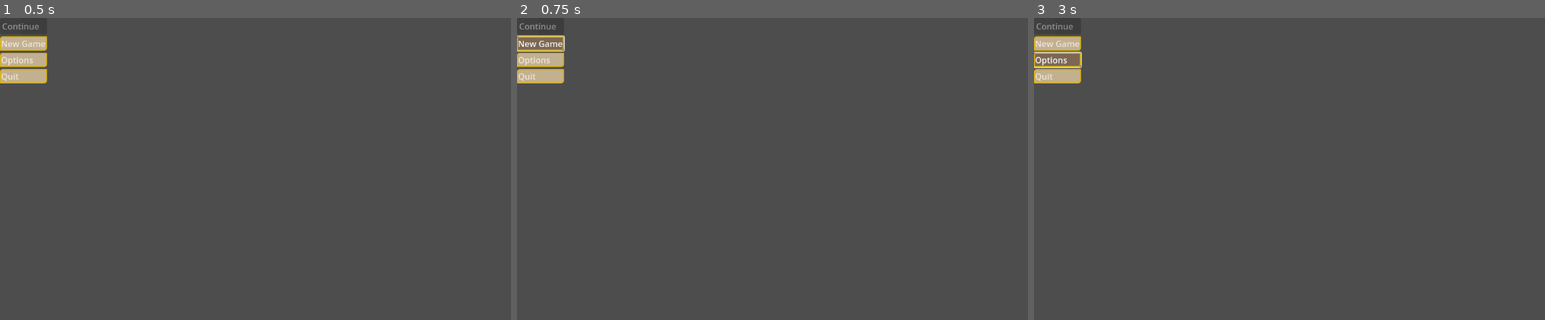
Above: before the commit, frames 1-3 (left to right).
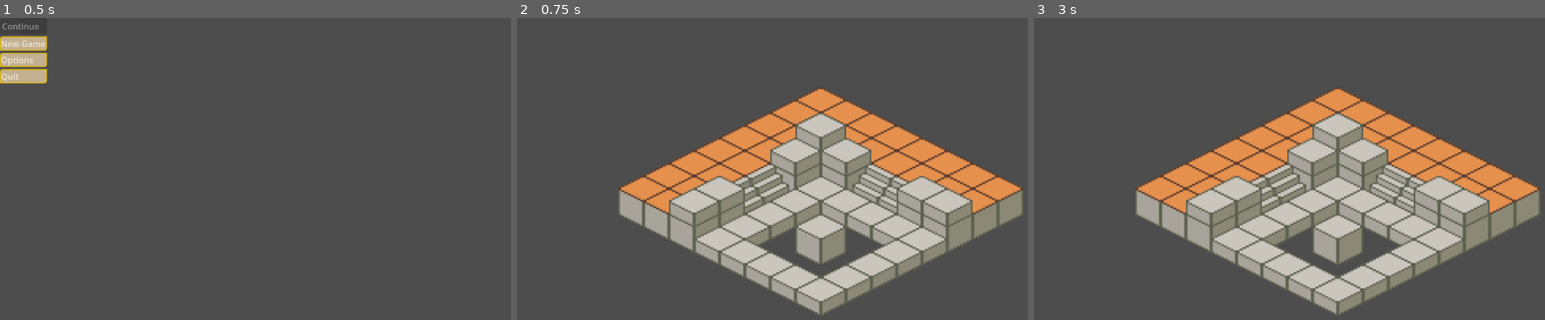
Above: after the commit, the same moments.

Repository: SomeonetookVeracles/Outdeviled
Game: Godot game, scene res://main_menu.tscn
Same seed, same stepped clock (60 frames per second), same inputs: the game is played once before the commit and once after it.
Inputs (mouse positions are in pixels of both pictures, inside the frame that each line leads up to):
- Up to frame 1 (0.5 s): no input
- Up to frame 2 (0.75 s): click "New Game" at 0.5 s
- Up to frame 3 (3 s): click (1059, 42) at 1.25 s, where only the run before the commit has a clickable "New Game"; click (1059, 42) at 2 s, where only the run before the commit has a clickable "New Game"; click (1059, 60) at 2.75 s, where only the run before the commit has a clickable "Options"

Frame 1 is identical in both runs. In frame 2, 32% of the frame differs, in the area x 0-100%, y 1-99%; in frame 3, 32%.

Commit message:
Updates
Tried to make pause menu, failed, will explore later with more skills.

Diff:
--- a/scripts/main_menu.gd
+++ b/scripts/main_menu.gd
@@ -2,7 +2,7 @@
 
 # Called when the scene enters the scene tree
 func _ready():
-	# Connect buttons to functions
+	# Connect buttons with functions
 	$VBoxContainer/ContinueButton.pressed.connect(_on_continue_pressed)
 	$VBoxContainer/NewGameButton.pressed.connect(_on_new_game_pressed)
 	$VBoxContainer/OptionsButton.pressed.connect(_on_options_pressed)
@@ -15,9 +15,9 @@
 
 
 func _on_continue_pressed():
-	# Load the game from a save
+	# Load game from a save
 	print("Continue game")
-	# Replace with load logic
+	# Replace w/ load logic
 	get_tree().change_scene_to_file("res://Scenes/Game.tscn")
 
 
@@ -26,7 +26,7 @@
 	#! TODO - Add a confirmation prompt
 	print("New game")
 	# Replace with game scene
-	get_tree().change_scene_to_file("res://Scenes/Game.tscn")
+	get_tree().change_scene_to_file("res://Scenes/Test_scene.tscn")
 
 
 func _on_options_pressed():
--- a/scripts/terrainGrid.gd
+++ b/scripts/terrainGrid.gd
@@ -18,7 +18,7 @@
 	set_process(true)
 	set_process_internal(true)  # Enable running in editor
 
-func _process(delta):
+func _process(_delta):
 	# Detect changes to grid_offset or show_debug_points at runtime or editor time
 	if grid_offset != last_grid_offset:
 		last_grid_offset = grid_offset
Not shown: 2 places in Scenes/Test_scene.tscn that only renumber resources
